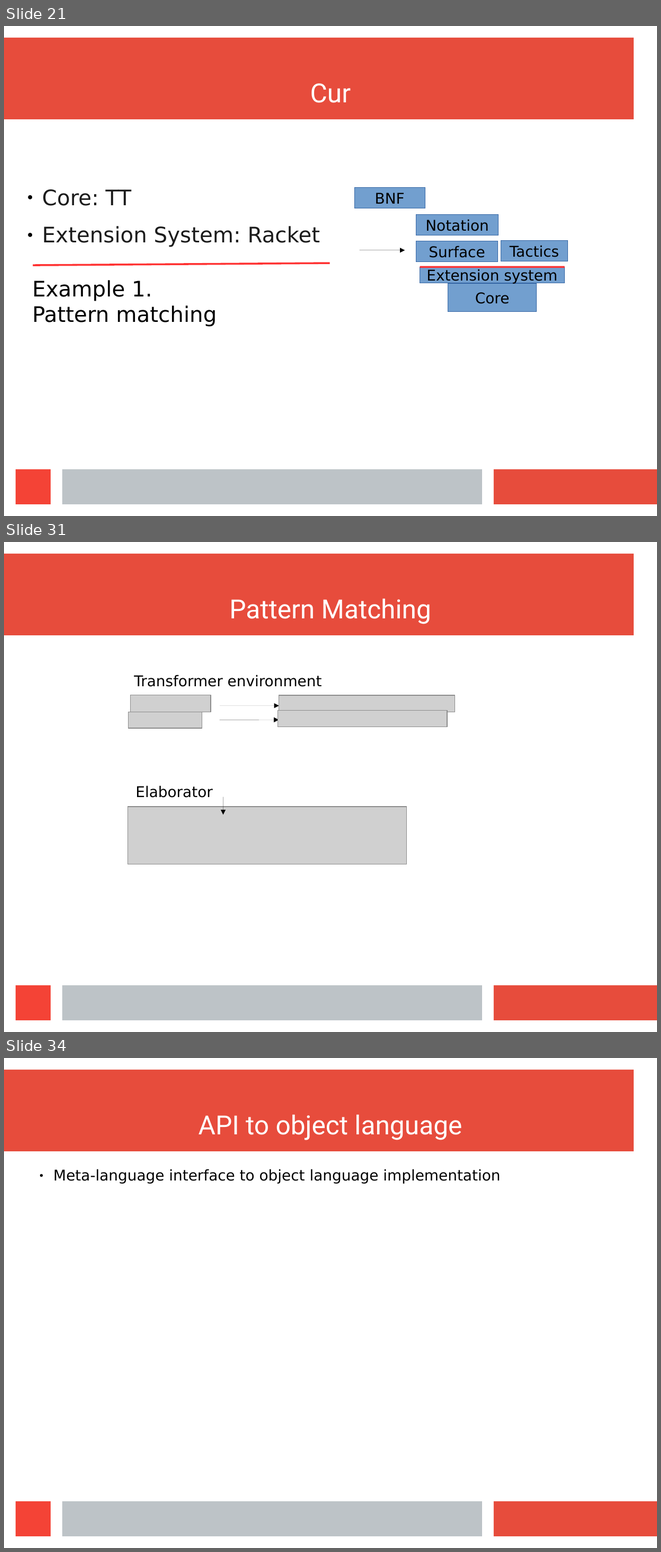
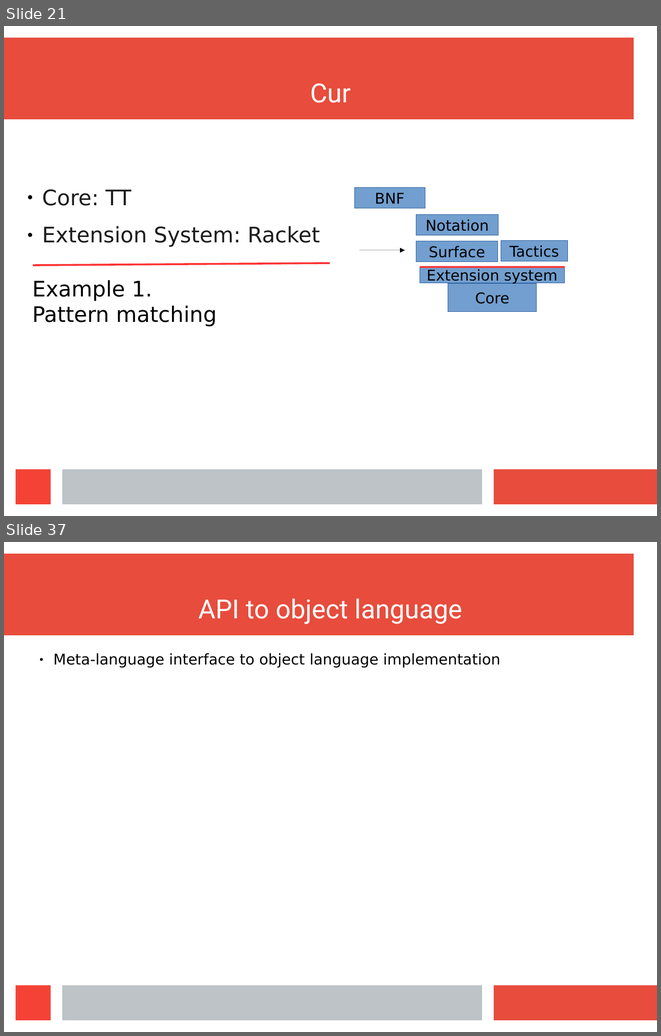
Before and after one commit to wilbowma/cur, a slide deck: hope-2016/slides.odp. Shown one above the other, each under a label of ours: slides 21, 31 and 34 before the commit, slides 21 and 37 after it; the slides between them are not shown. The pictures are 661x1552 and 661x1036 pixels, drawn with LibreOffice and Linux fonts; fonts in the diff are those of the drawing; grey boxes stand for pictures. Boxes give left, top, right and bottom in pixels: in the first picture for what was removed or moved away, otherwise in the second. Text is boxed around its words. In the diff, an @@ line names an element or a change of style, - is before the commit and + after.

Commit message:
Finished match example

```diff
--- a/hope-2016/slides.odp
+++ b/hope-2016/slides.odp
@@ slide 31 removed at [4, 542, 657, 1032], background #FFFFFF; not listed: 4 template elements that a slide beside it also shows @@
@@ title removed at [229, 598, 431, 624] @@
-Pattern Matching
@@ table removed at [129, 670, 458, 811], 6 rows, 2 columns @@
-Transformer environment | 
- | 
- | 
- | 
- | 
- | 
@@ picture removed at [130, 695, 211, 712] @@
@@ picture removed at [279, 696, 455, 712] @@
@@ picture removed at [129, 712, 202, 728] @@
@@ arrow removed from (220, 706) to (279, 706) @@
@@ picture removed at [278, 711, 447, 727] @@
@@ arrow removed from (220, 720) to (279, 720) @@
@@ table removed at [130, 781, 459, 828], 2 rows, 2 columns @@
-Elaborator | 
- | 
@@ picture removed at [128, 806, 407, 864] @@
@@ arrow removed from (223, 797) to (223, 814) @@
@@ what was slide 34 is now slide 37 @@
```
Also in this commit, not shown: 16 slides changed, 5 slides added, 8 other slides removed.
